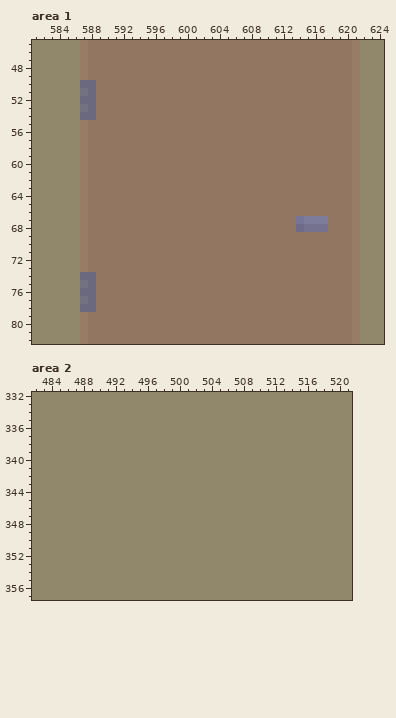
Two states of a pixel-art file, Assets/art/hamilton/HamiltonEast/LApp/Exports/LiamApartmentBuilding.aseprite. Above is the file before it was changed.
628x392 pixels, 1 frame. Colours within 5 levels of each other are drawn and written as one. Shown: area 1: x 581..624, y 45..82; area 2: x 482..521, y 332..357. The commit also changed other parts of the picture, which this record leaves out.
The result:
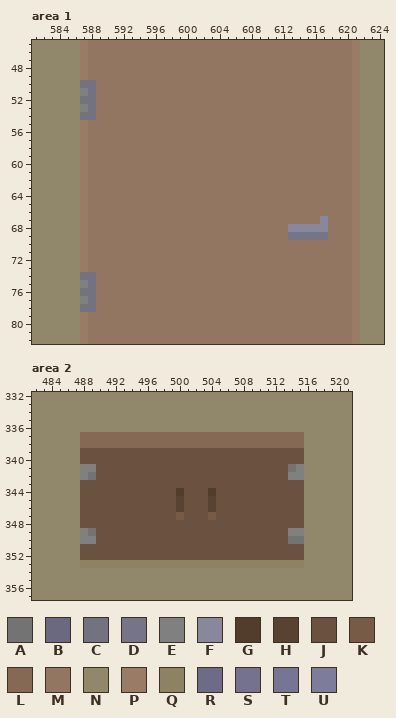
Palette (. is transparent): A #747373  B #6b6980  C #737280  D #767588  E #808080  F #88879b  G #523c2c  H #584232  J #6b5240  K #785b47  L #866954  M #937661  N #91876b  P #997c66  Q #8d8364  R #6d6b88  S #74728e  T #777595  U #7e7c9b
Edits made:
Area 1:
y 50: x 587..588 BB -> CC
y 51: x 587..588 CB -> EC
y 52: x 587..588 BB -> CC
y 53: x 587..588 CB -> EC
y 54: x 587..588 BB -> CC
y 67: x 614..617 TUUU -> MMMF
y 68: x 613..617 MRSSS -> FFFFF
y 69: x 613..617 MMMMM -> DDDDD
y 74: x 587..588 BB -> CC
y 75: x 587..588 CB -> EC
y 76: x 587..588 BB -> CC
y 77: x 587..588 CB -> EC
y 78: x 587..588 BB -> CC
Area 2:
y 337..338: x 488..515 NNNNNNNNNNNNNNNNNNNNNNNNNNNN -> LLLLLLLLLLLLLLLLLLLLLLLLLLLL
y 339..340: x 488..515 NNNNNNNNNNNNNNNNNNNNNNNNNNNN -> JJJJJJJJJJJJJJJJJJJJJJJJJJJJ
y 341: x 488..515 NNNNNNNNNNNNNNNNNNNNNNNNNNNN -> EEJJJJJJJJJJJJJJJJJJJJJJJJAE
y 342: x 488..515 NNNNNNNNNNNNNNNNNNNNNNNNNNNN -> EAJJJJJJJJJJJJJJJJJJJJJJJJEE
y 343: x 488..515 NNNNNNNNNNNNNNNNNNNNNNNNNNNN -> JJJJJJJJJJJJJJJJJJJJJJJJJJJJ
y 344: x 488..515 NNNNNNNNNNNNNNNNNNNNNNNNNNNN -> JJJJJJJJJJJJGJJJGJJJJJJJJJJJ
y 345..346: x 488..515 NNNNNNNNNNNNNNNNNNNNNNNNNNNN -> JJJJJJJJJJJJHJJJHJJJJJJJJJJJ
y 347: x 488..515 NNNNNNNNNNNNNNNNNNNNNNNNNNNN -> JJJJJJJJJJJJKJJJKJJJJJJJJJJJ
y 348: x 488..515 NNNNNNNNNNNNNNNNNNNNNNNNNNNN -> JJJJJJJJJJJJJJJJJJJJJJJJJJJJ
y 349: x 488..515 NNNNNNNNNNNNNNNNNNNNNNNNNNNN -> EAJJJJJJJJJJJJJJJJJJJJJJJJEE
y 350: x 488..515 NNNNNNNNNNNNNNNNNNNNNNNNNNNN -> EEJJJJJJJJJJJJJJJJJJJJJJJJAA
y 351..352: x 488..515 NNNNNNNNNNNNNNNNNNNNNNNNNNNN -> JJJJJJJJJJJJJJJJJJJJJJJJJJJJ
y 353: x 488..515 NNNNNNNNNNNNNNNNNNNNNNNNNNNN -> QQQQQQQQQQQQQQQQQQQQQQQQQQQQ
Where, in picture pixels (left, top, right, bottom), the same in both pictures:
changed: (80, 80, 96, 120)
changed: (288, 216, 328, 240)
changed: (80, 272, 96, 312)
changed: (80, 432, 304, 568)
